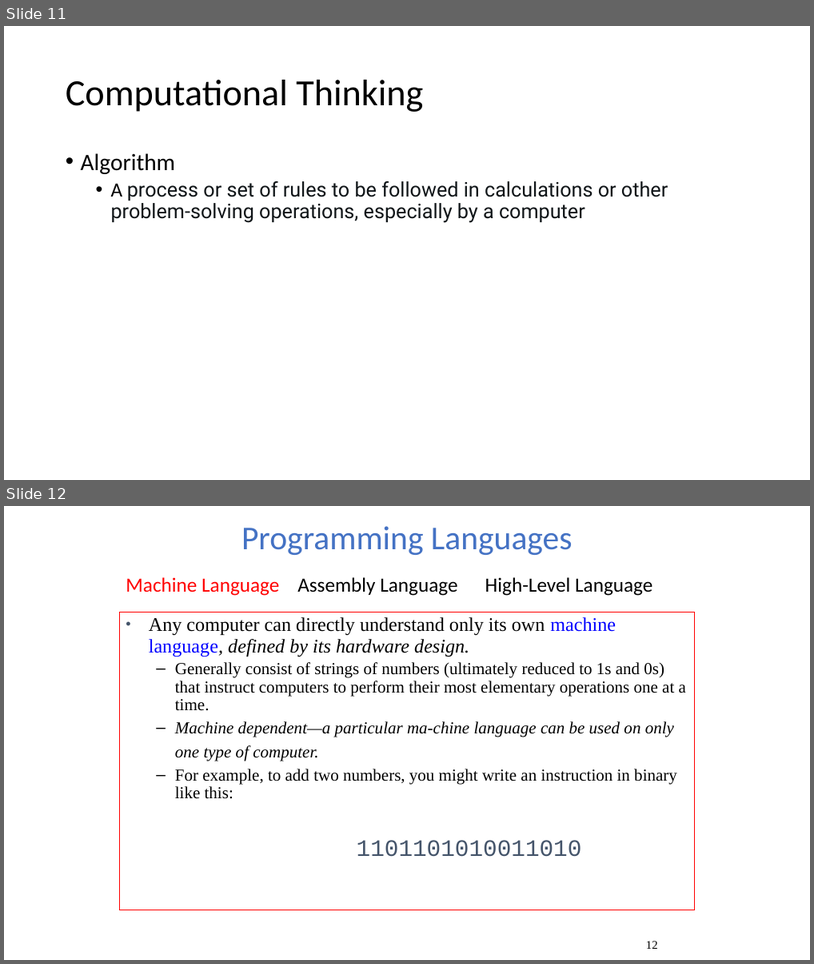
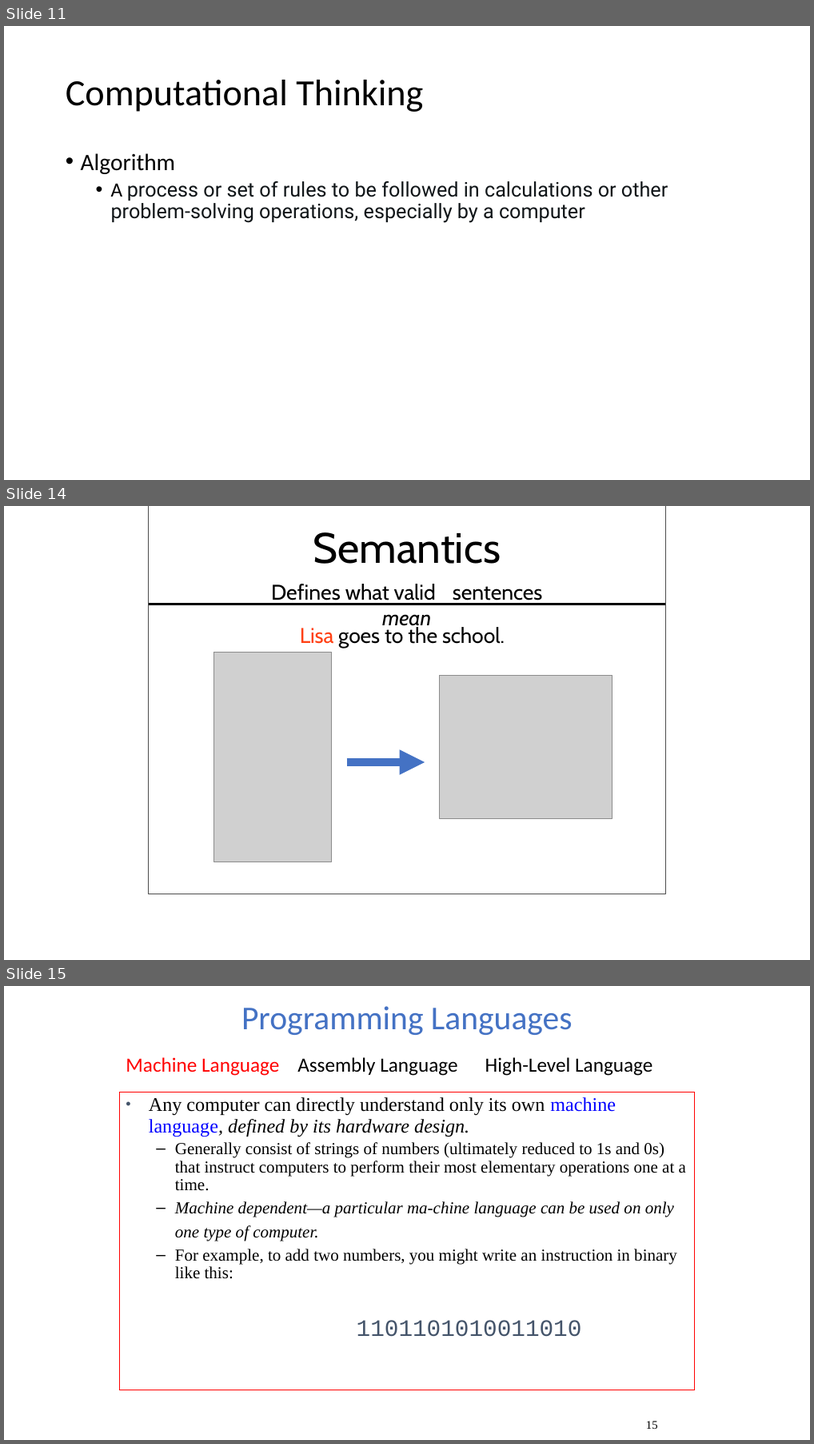
Before and after one commit to bzartoshty/bzartoshty.github.io, a slide deck: COMP110/Lectures/Chapter1/Chapter01.pptx. Shown one above the other, each under a label of ours: slides 11 and 12 before the commit, slides 11, 14 and 15 after it; the slides between them are not shown. The pictures are 814x964 and 814x1444 pixels, drawn with LibreOffice and Linux fonts; fonts in the diff are those of the drawing; grey boxes stand for pictures. Boxes give left, top, right and bottom in pixels: in the first picture for what was removed or moved away, otherwise in the second. Text is boxed around its words. In the diff, an @@ line names an element or a change of style, - is before the commit and + after.

```diff
--- a/COMP110/Lectures/Chapter1/Chapter01.pptx
+++ b/COMP110/Lectures/Chapter1/Chapter01.pptx
@@ slide 14 added at (4,506,810,960), background #FFFFFF @@
@@ freeform shape added at (149,506,666,894), outline #4C4C4C 1 pt @@
@@ text added at (271,532,543,630), 25.2 pt, text #000000 @@
+Semantics
+Defines what valid sentences mean
@@ freeform shape added at (149,604,666,604), outline #000000 3 pt @@
@@ text added at (300,624,505,647), 25.2 pt, text #000000 @@
+Lisa goes to the school.
@@ picture added at (214,652,332,862) @@
@@ picture added at (440,676,613,818) @@
@@ arrow added from (347, 762) to (425, 762), #4472C4 10 pt @@
@@ what was slide 12 is now slide 15 @@
@@ page number at (646,1420,658,1428): text changed @@
-12
+15
```
Also in this commit, not shown: 3 other slides added, 1 other file.
